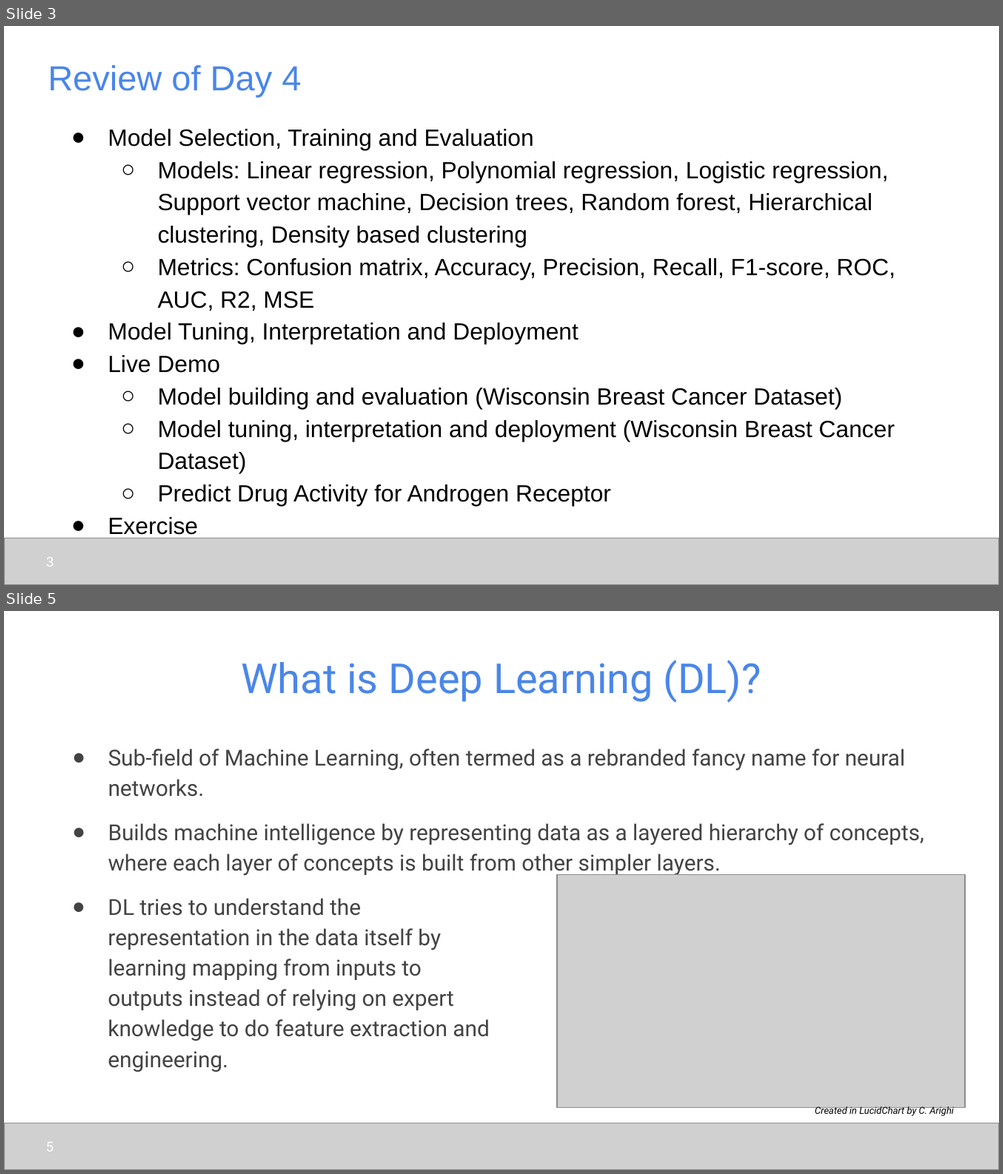
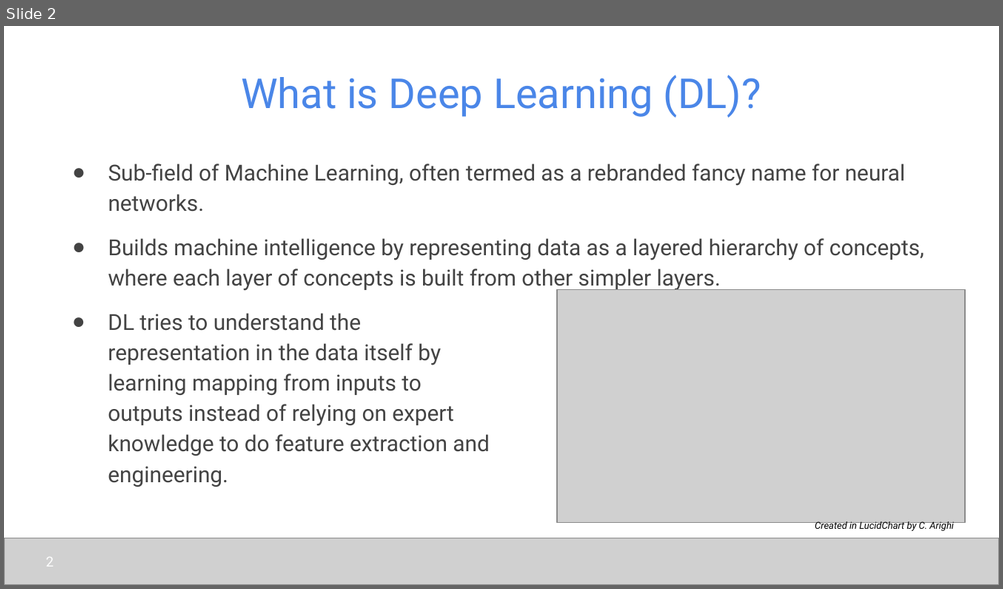
Before and after one commit to udel-cbcb/NIGMS-Sandbox-UD, a slide deck: Submodule_5/Lectures/Submodule_5_Lecture_1_Introduction_to_Deep_Learning.pptx. Shown one above the other, each under a label of ours: slides 3 and 5 before the commit, slide 2 after it; the slides between them are not shown. The pictures are 1003x1174 and 1003x589 pixels, drawn with LibreOffice and Linux fonts; fonts in the diff are those of the drawing; grey boxes stand for pictures. Boxes give left, top, right and bottom in pixels: in the first picture for what was removed or moved away, otherwise in the second. Text is boxed around its words. In the diff, an @@ line names an element or a change of style, - is before the commit and + after.

```diff
--- a/Submodule_5/Lectures/Submodule_5_Lecture_1_Introduction_to_Deep_Learning.pptx
+++ b/Submodule_5/Lectures/Submodule_5_Lecture_1_Introduction_to_Deep_Learning.pptx
@@ slide 3 removed at (4, 26, 999, 585), background #FFFFFF @@
@@ title removed at (48, 65, 301, 97) @@
-Review of Day 4
@@ text removed at (108, 129, 895, 539) @@
-● Model Selection, Training and Evaluation
-  ○ Models: Linear regression, Polynomial regression, Logistic regression, Support vector machine, Decision trees, Random forest, Hierarchical clustering, Density based clustering
-  ○ Metrics: Confusion matrix, Accuracy, Precision, Recall, F1-score, ROC, AUC, R2, MSE
-● Model Tuning, Interpretation and Deployment
-● Live Demo
-  ○ Model building and evaluation (Wisconsin Breast Cancer Dataset)
-  ○ Model tuning, interpretation and deployment (Wisconsin Breast Cancer Dataset)
-  ○ Predict Drug Activity for Androgen Receptor
-● Exercise
@@ picture removed at (4, 538, 999, 585) @@
@@ page number removed at (46, 557, 54, 567) @@
-3
@@ what was slide 5 is now slide 2 @@
@@ page number at (46, 557, 54, 567): text changed @@
-5
+2
```
Also in this commit, not shown: 1 slide changed, 2 other slides removed, 4 other files.
